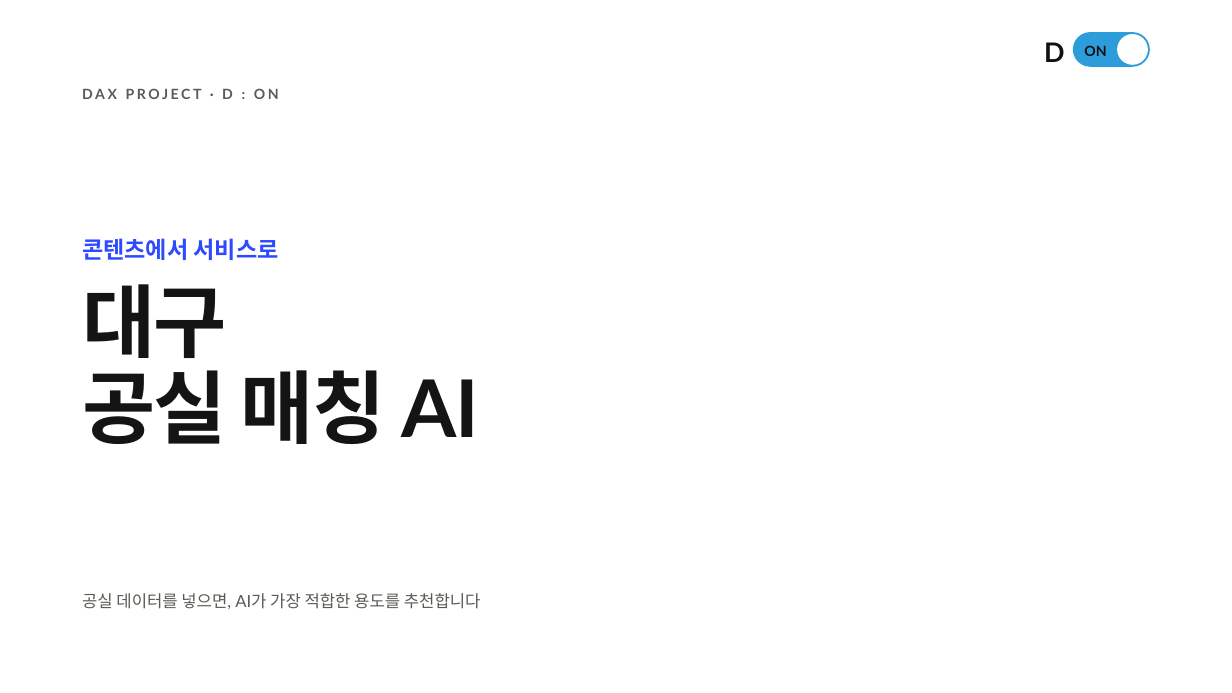
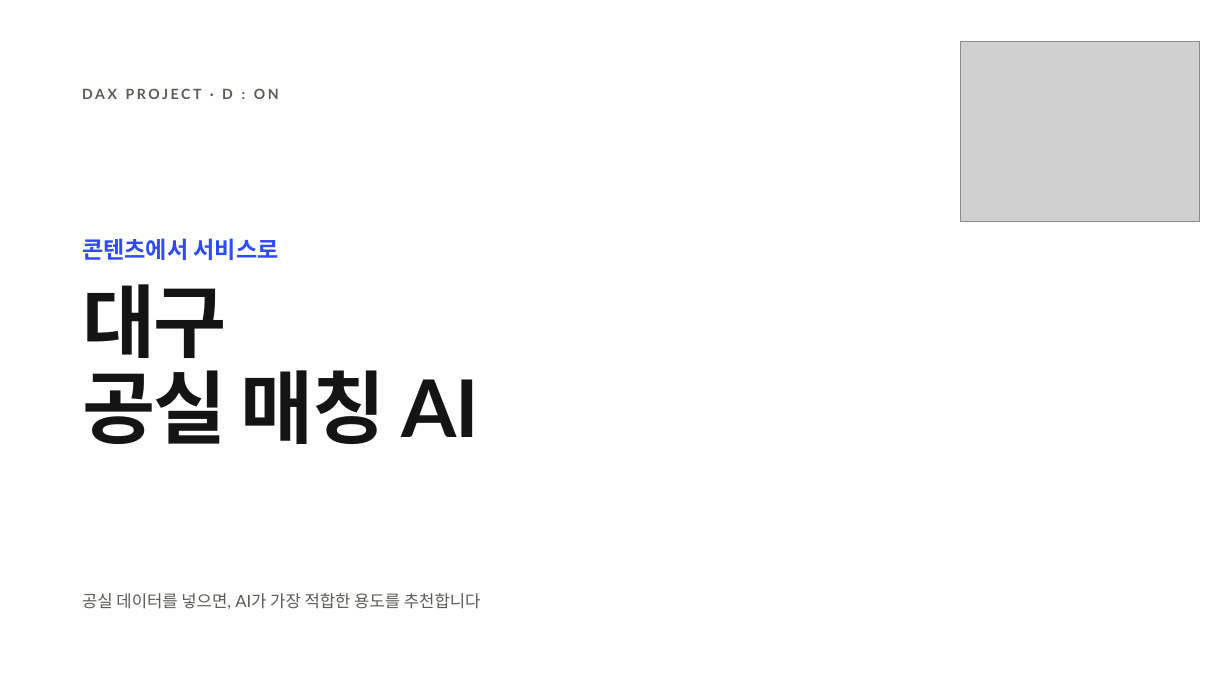
Before and after one commit to k-1026/DAX, a slide deck: slide 1 of 동성로 공실 매칭 AI 피벗_1104 발표.pptx. Drawn at 1232x693 pixels with LibreOffice and Linux fonts; fonts in the diff are those of the drawing; grey boxes stand for pictures; background and template pictures are left out. Boxes give left, top, right and bottom in pixels: in the first picture for what was removed or moved away, otherwise in the second. Text is boxed around its words. In the diff, an @@ line names an element or a change of style, - is before the commit and + after.

```diff
--- a/동성로 공실 매칭 AI 피벗_1104 발표.pptx
+++ b/동성로 공실 매칭 AI 피벗_1104 발표.pptx
@@ rectangle added at (x1=1080, y1=17, x2=1199, y2=214), fill #FFFFFF, outline #FFFFFF 1 pt @@
@@ picture added at (x1=960, y1=42, x2=1200, y2=221) @@
@@ text removed at (x1=1044, y1=42, x2=1064, y2=62) @@
-D
@@ rounded rectangle removed at (x1=1073, y1=32, x2=1150, y2=67) @@
@@ text removed at (x1=1084, y1=45, x2=1106, y2=56) @@
-ON
@@ rounded rectangle removed at (x1=1117, y1=34, x2=1148, y2=65) @@
```
Also in this commit, not shown: 10 other slides changed.
